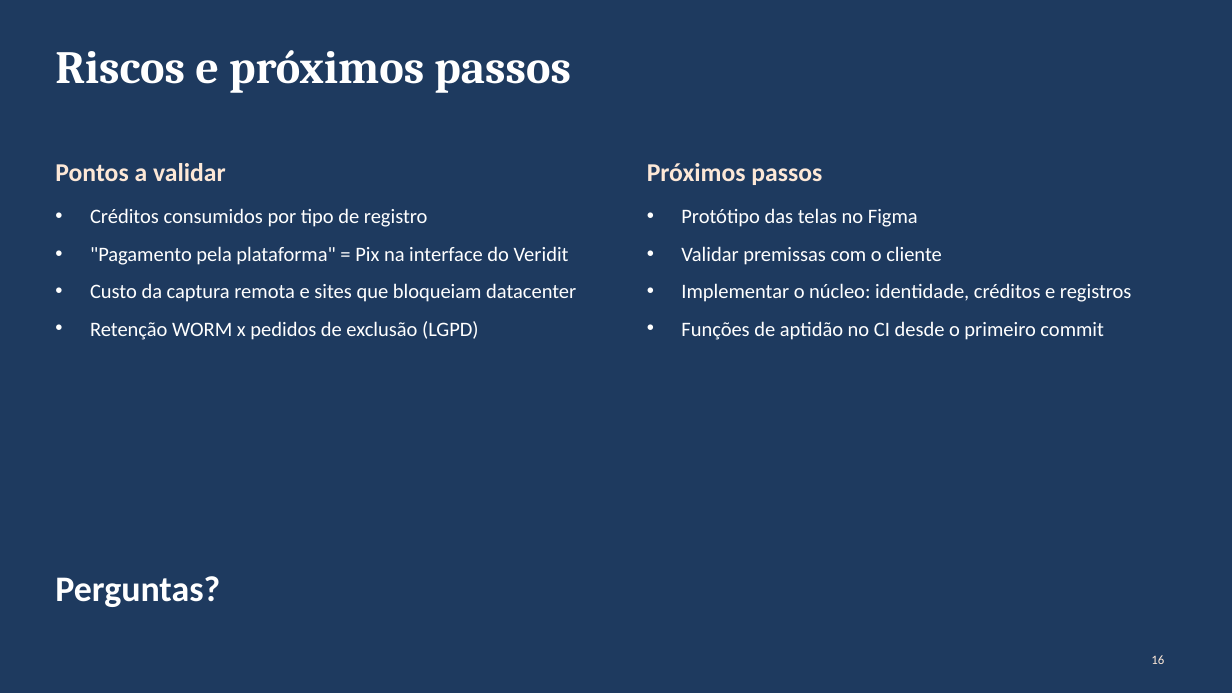
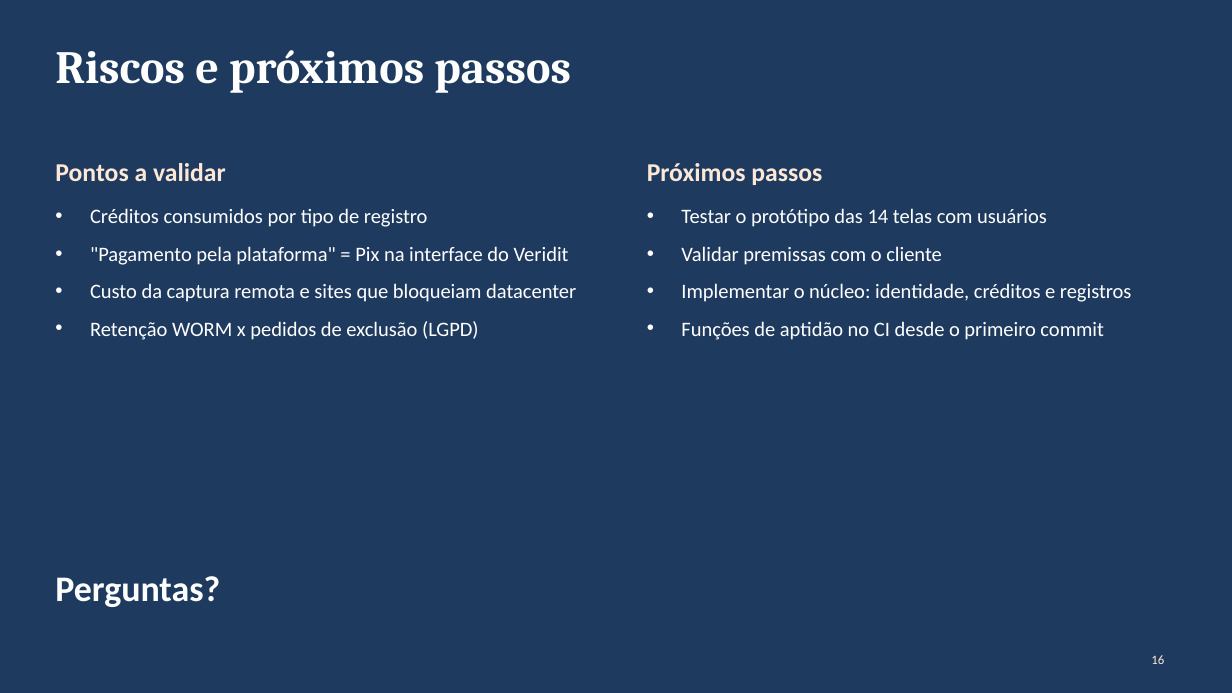
Before and after one commit to cauaalmeida01/projeto2, a slide deck: slide 16 of entregas/veridit-apresentacao-arquitetura.pptx. Drawn at 1232x693 pixels with LibreOffice and Linux fonts; fonts in the diff are those of the drawing. Boxes give left, top, right and bottom in pixels: in the first picture for what was removed or moved away, otherwise in the second. Text is boxed around its words. In the diff, an @@ line names an element or a change of style, - is before the commit and + after.

```diff
--- a/entregas/veridit-apresentacao-arquitetura.pptx
+++ b/entregas/veridit-apresentacao-arquitetura.pptx
@@ text at [681,208,1047,227]: text changed @@
-• Protótipo das telas no Figma
+• Testar o protótipo das 14 telas com usuários
```
Also in this commit, not shown: 1 other slide changed, 14 other files.
